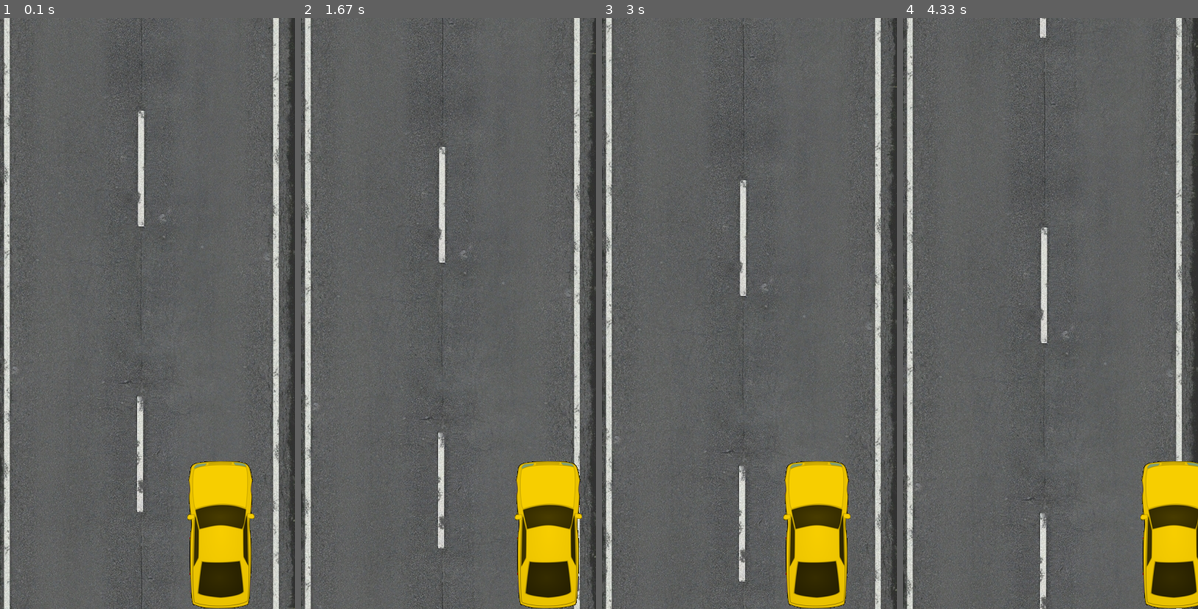
Above: before the commit, frames 1-4 (left to right).
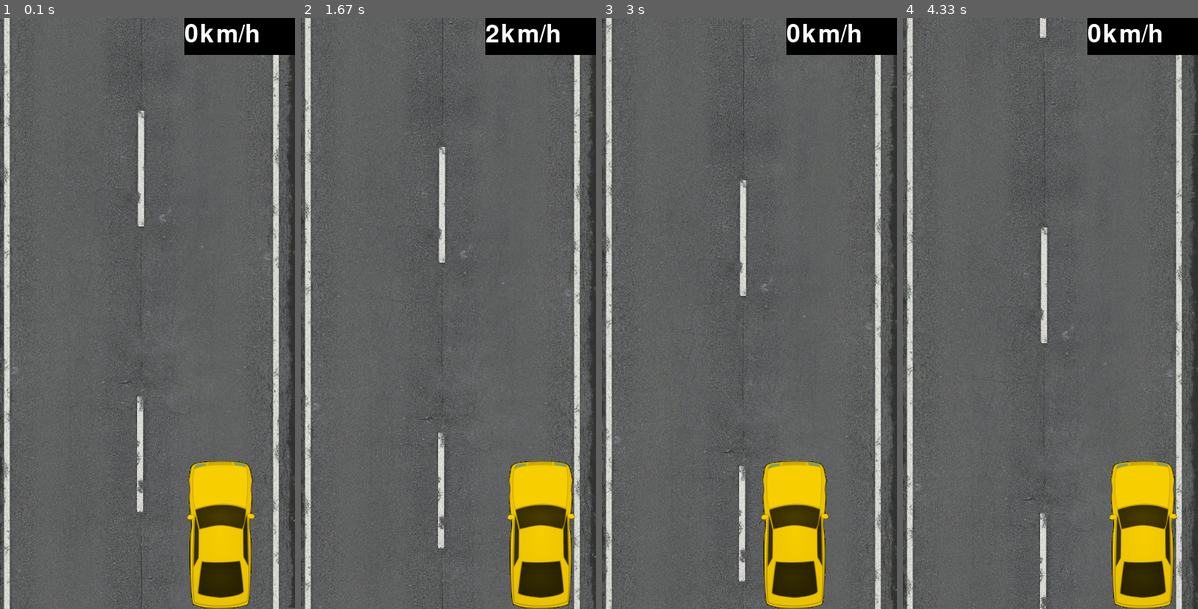
Above: after the commit, the same moments.

Repository: iashihmin/Project
Game: pygame game, started from Practice/8.py
Two runs of this game, one before a commit and one after it. Both use one fixed random seed, a clock stepped at 60 frames per second and the inputs below.
Inputs:
- Up to frame 1 (0.1 s): no input
- Up to frame 2 (1.67 s): hold Right 0.33-0.8 s; hold Up 0.83-1.3 s; hold Right from 1.33 s (still down)
- Up to frame 3 (3 s): release Right at 1.8 s; hold Left 1.83-2.37 s; hold Down 2.4-2.7 s
- Up to frame 4 (4.33 s): hold Up 3.17-3.53 s; hold Right 3.57-4.2 s; hold Down from 4.23 s (still down)

The runs differ from the first frame. In frame 1, 2.3% of the frame differs, in the area x 62-100%, y 0-7%; in frame 2, 4.8%; in frame 3, 7.3%; in frame 4, 8.1%, in the area x 62-100%, y 0-100%.

Commit message:
«Reload»

Diff:
--- a/Practice/8.py
+++ b/Practice/8.py
@@ -9,12 +9,16 @@
         self.rect = self.image.get_rect()
 
 pygame.init()
+pygame.font.init()
 
+inf_spd = pygame.font.Font(None, 50)
 
 background = pygame.image.load('road.jpg')
 background_size = background.get_size()
 screen_width, screen_height = background_size
 screen = pygame.display.set_mode([screen_width, screen_height])
+
+info = pygame.Surface( (150, 50 ))
 
 x_speed = 0
 
@@ -48,17 +52,25 @@
                 speed.append(speed[-1]-1)
                 y_speed = speed[-1]
                 del speed[0]
-
+                print(speed)
             elif event.key == pygame.K_DOWN:
                 speed.append(speed[-1]+1)
                 del speed[0]
 
             elif event.key == pygame.K_LEFT:
                 if speed[-1] != 0:
-                    x_speed = -2
+                    if x_coord > -36:
+                        if speed[-1] < 50:
+                            x_speed = -2
+                        else:
+                            x_speed = 100/speed[-1]
             elif event.key == pygame.K_RIGHT:
                 if speed[-1] != 0:
-                    x_speed = 2
+                    if x_coord < 225:
+                        if speed[-1] < 50:
+                            x_speed = 2
+                        else:
+                            x_speed = - 100/speed[-1]
         if event.type == pygame.KEYUP:
             if event.key == pygame.K_LEFT:
                 x_speed = 0
@@ -71,8 +83,13 @@
 
     y1 -= speed[-1]
     y -= speed[-1]
+
+    info.fill(BLACK)
+
     screen.blit(background, (x,y))
     screen.blit(background, (x,y1))
+    screen.blit(info, (250,0) )
+    screen.blit(inf_spd.render(str(-speed[2]*2) + 'km/h', 1, WHITE), (250,5) )
 
     if y > screen_height:
         y = - screen_height
@@ -84,6 +101,9 @@
 
     x_coord += x_speed
 
+    if x_coord > 225 or x_coord < -36:
+        x_speed = 0
+
 
     sprites.draw(screen)
 
@@ -92,5 +112,5 @@
     pygame.display.flip()
     pygame.display.update()
 
-
+pygame.font.quit()
 pygame.quit()
